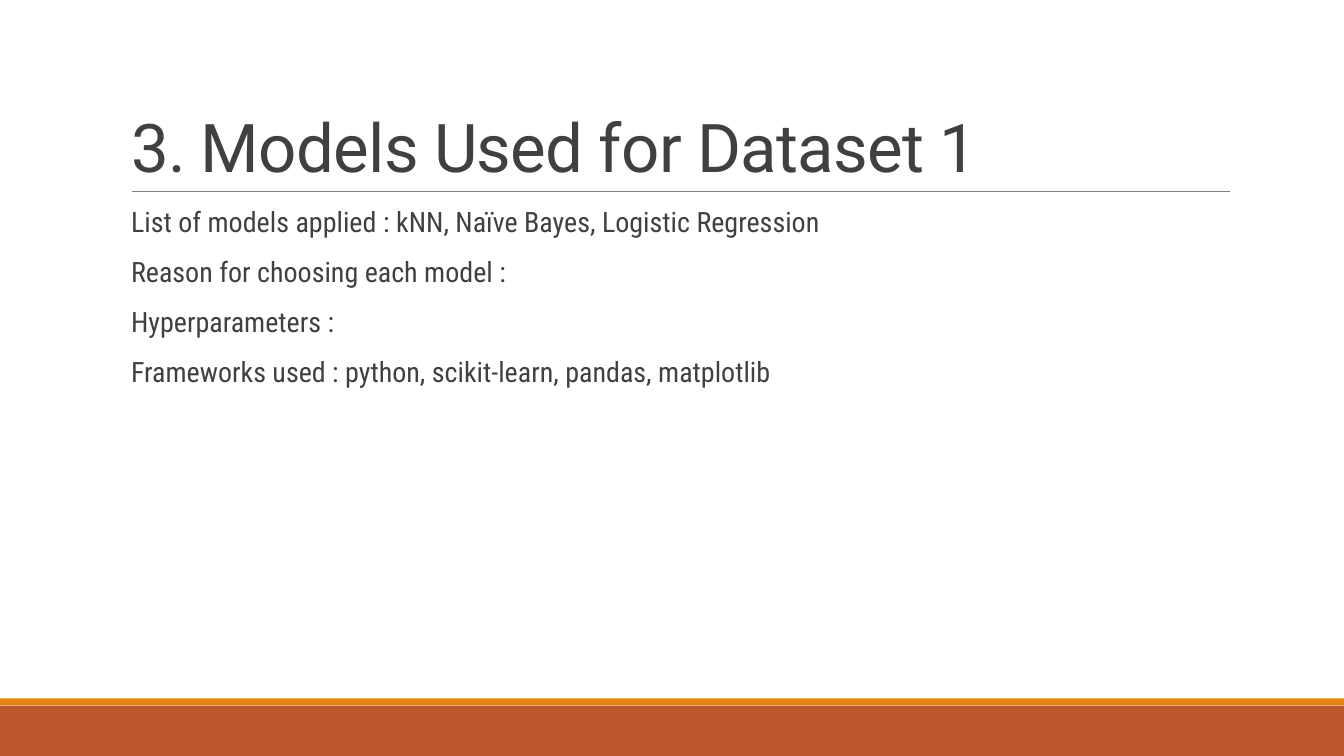
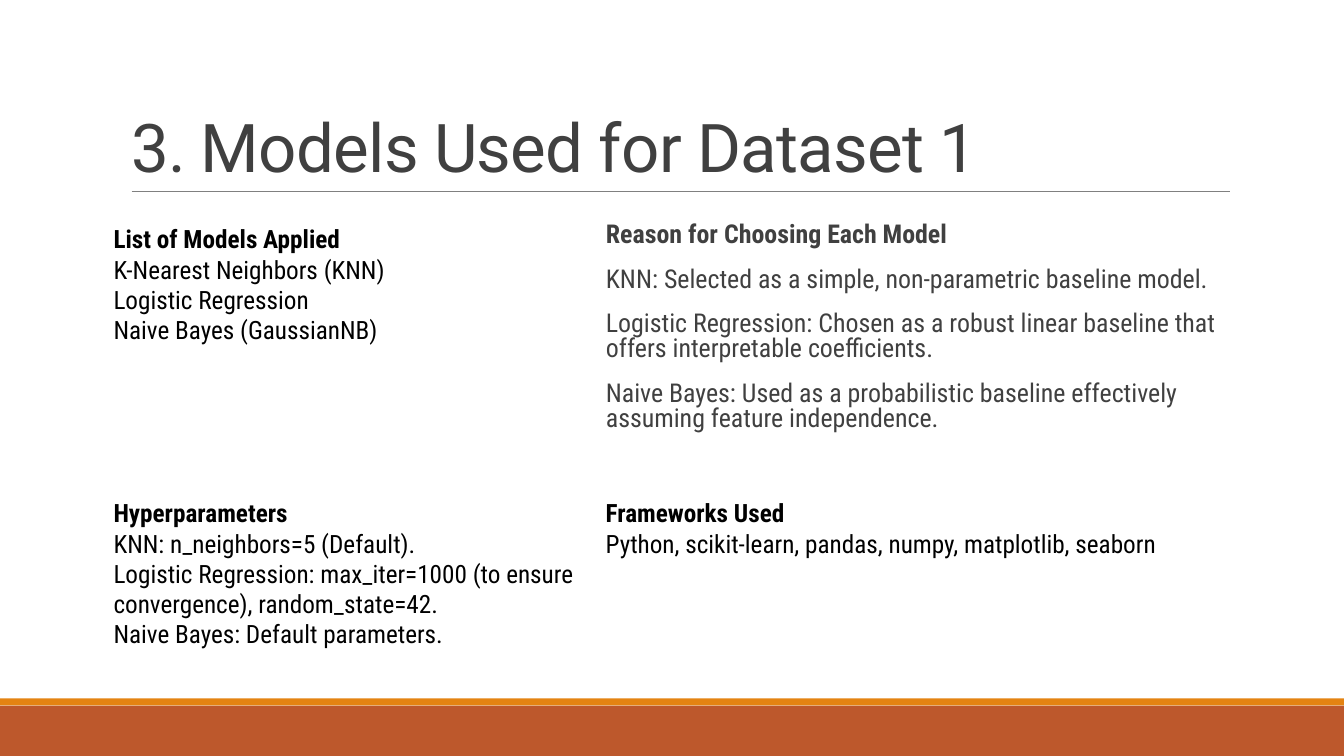
Before and after one commit to akay6483/mmml-ecommerce, a slide deck: slide 7 of docs/23CSE301_A8.pptx. Drawn at 1344x756 pixels with LibreOffice and Linux fonts; fonts in the diff are those of the drawing; background and template pictures are left out. Boxes give left, top, right and bottom in pixels: in the first picture for what was removed or moved away, otherwise in the second. Text is boxed around its words. In the diff, an @@ line names an element or a change of style, - is before the commit and + after.

```diff
--- a/docs/23CSE301_A8.pptx
+++ b/docs/23CSE301_A8.pptx
@@ text added at [114, 229, 385, 345], 18 pt, text #000000 @@
+List of Models Applied
+K-Nearest Neighbors (KNN)
+Logistic Regression
+Naive Bayes (GaussianNB)
@@ text at [606, 223, 1215, 433]: text changed; size 20 to 18.5 pt @@
-  List of models applied : kNN, Naïve Bayes, Logistic Regression
-  Reason for choosing each model :
-  Hyperparameters :
-  Frameworks used : python, scikit-learn, pandas, matplotlib
+  Reason for Choosing Each Model
+  KNN: Selected as a simple, non-parametric baseline model.
+  Logistic Regression: Chosen as a robust linear baseline that offers interpretable coefficients.
+  Naive Bayes: Used as a probabilistic baseline effectively assuming feature independence.
@@ text added at [114, 504, 573, 649], 18 pt, text #000000 @@
+Hyperparameters
+KNN: n_neighbors=5 (Default).
+Logistic Regression: max_iter=1000 (to ensure convergence), random_state=42.
+Naive Bayes: Default parameters.
@@ text added at [606, 503, 1155, 559], 18 pt, text #000000 @@
+Frameworks Used
+Python, scikit-learn, pandas, numpy, matplotlib, seaborn
```
Also in this commit, not shown: 4 other slides changed, 1 other file.
